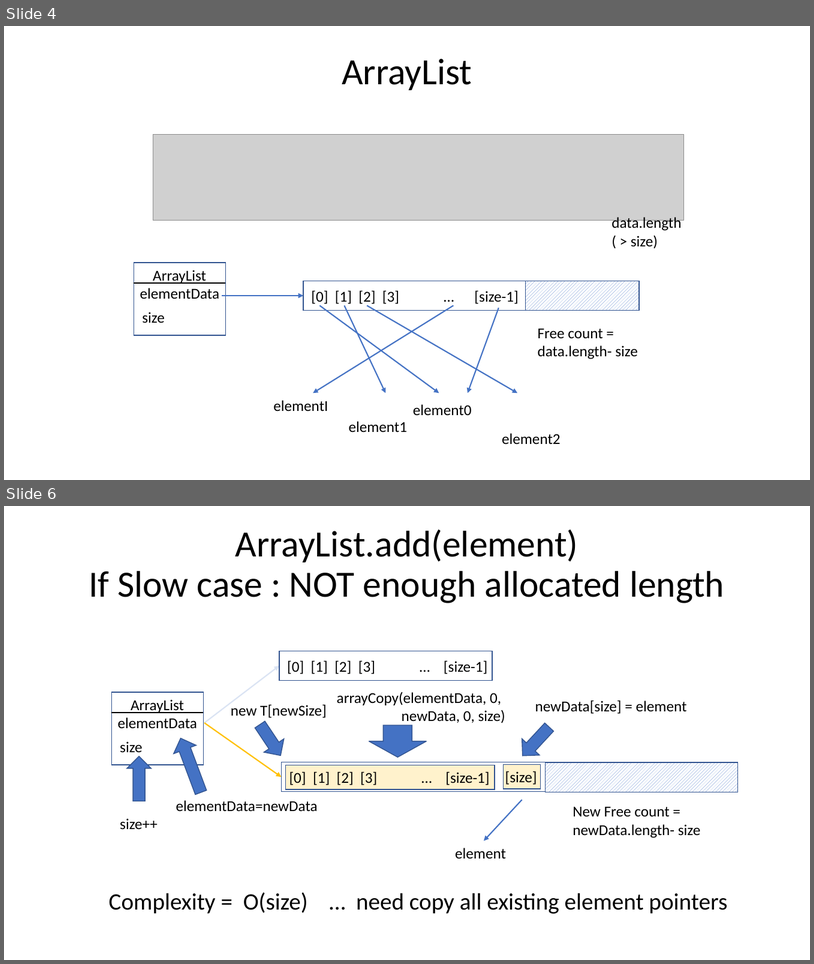
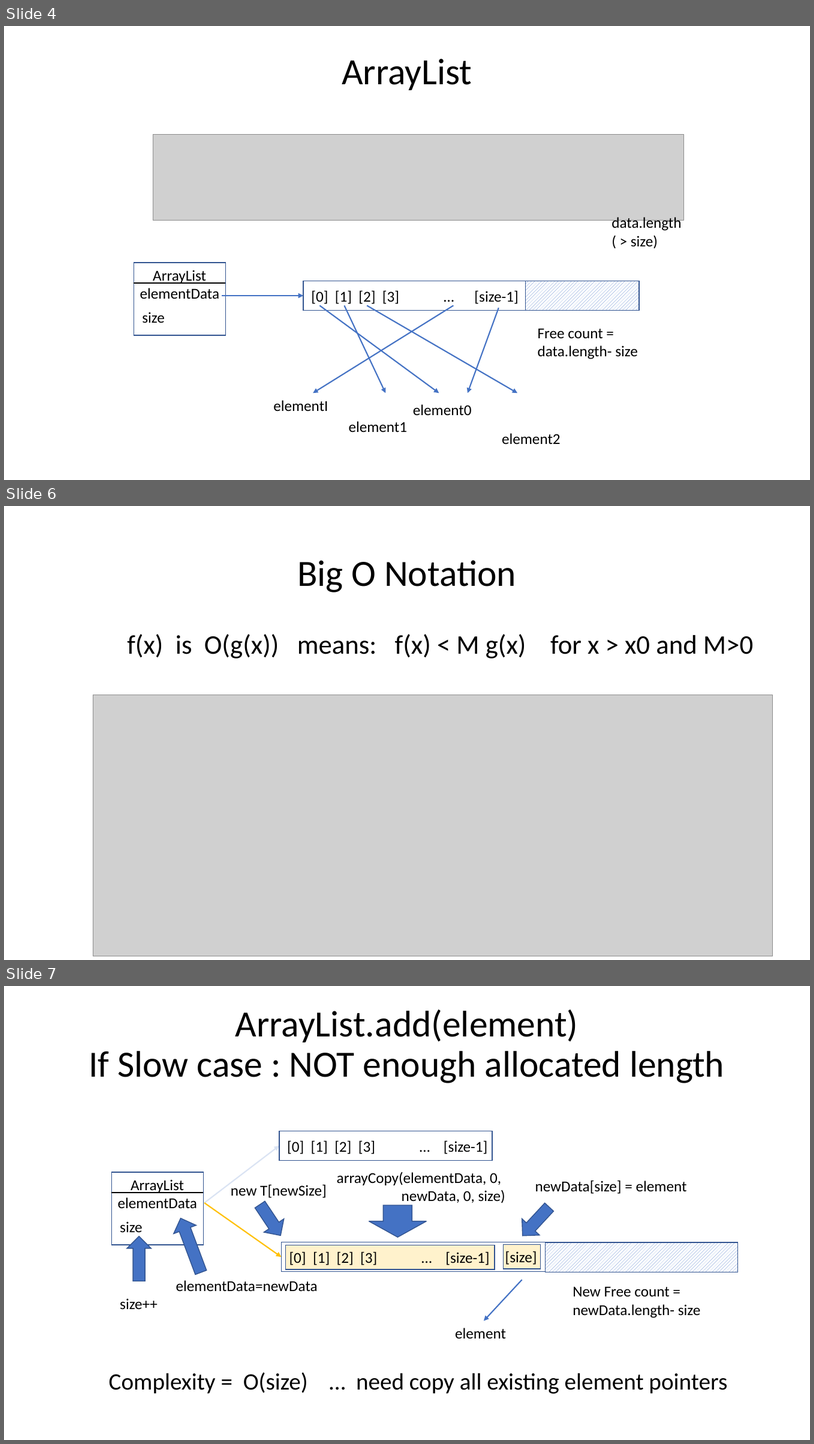
Before and after one commit to Arnaud-Nauwynck/presentations, a slide deck: java/Basic-Data-Structures.pptx. Shown one above the other, each under a label of ours: slides 4 and 6 before the commit, slides 4, 6 and 7 after it; the slides between them are not shown. The pictures are 814x964 and 814x1444 pixels, drawn with LibreOffice and Linux fonts; fonts in the diff are those of the drawing; grey boxes stand for pictures. Boxes give left, top, right and bottom in pixels: in the first picture for what was removed or moved away, otherwise in the second. Text is boxed around its words. In the diff, an @@ line names an element or a change of style, - is before the commit and + after.

```diff
--- a/java/Basic-Data-Structures.pptx
+++ b/java/Basic-Data-Structures.pptx
@@ slide 6 added at [4, 506, 810, 960], background #FFFFFF @@
@@ title added at [297, 560, 516, 592], 44 pt, text #000000 @@
+Big O Notation
@@ text added at [127, 634, 753, 658], 32 pt, text #000000 @@
+f(x) is O(g(x)) means: f(x) < M g(x) for x > x0 and M>0
@@ picture added at [93, 695, 773, 955] @@
@@ what was slide 6 is now slide 7 @@
```
Also in this commit, not shown: 4 slides changed, 6 other slides added, 3 slides removed.
